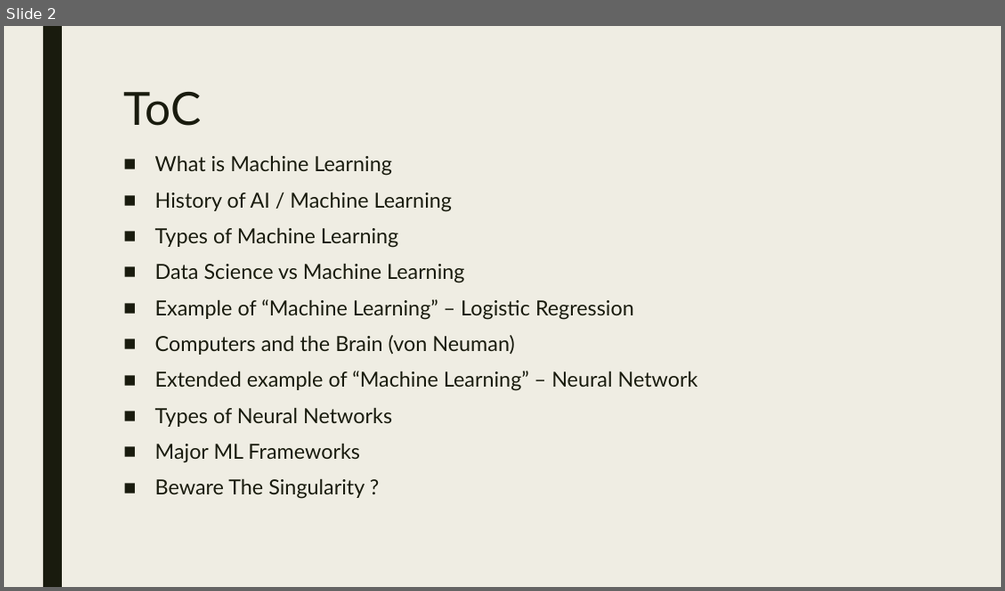
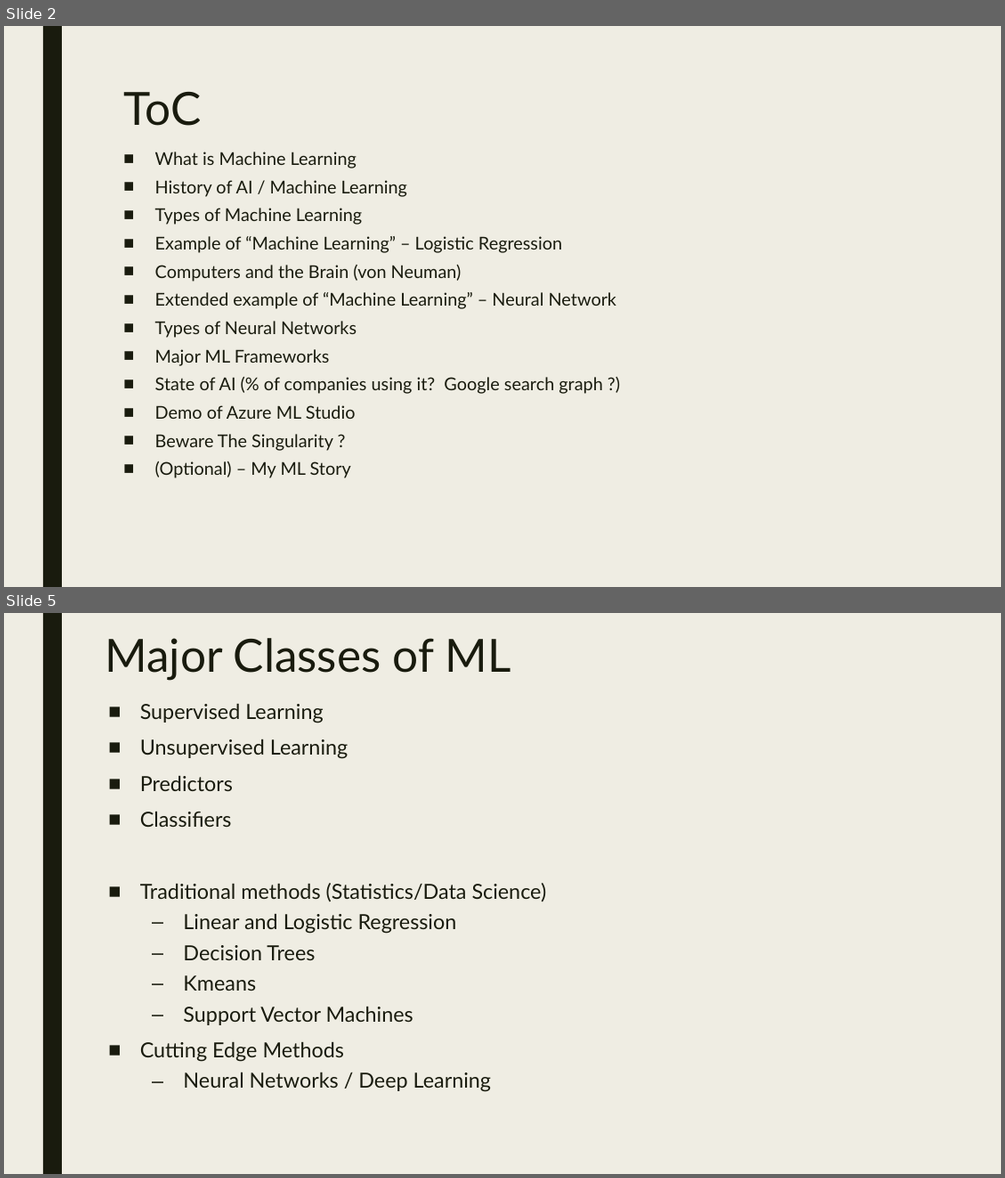
Before and after one commit to dougfoo/machineLearning, a slide deck: talks/MachineLearning101.pptx. Shown one above the other, each under a label of ours: slide 2 before the commit, slides 2 and 5 after it; the slides between them are not shown. The pictures are 1005x591 and 1005x1178 pixels, drawn with LibreOffice and Linux fonts; fonts in the diff are those of the drawing. Boxes give left, top, right and bottom in pixels: in the first picture for what was removed or moved away, otherwise in the second. Text is boxed around its words. In the diff, an @@ line names an element or a change of style, - is before the commit and + after.

```diff
--- a/talks/MachineLearning101.pptx
+++ b/talks/MachineLearning101.pptx
@@ slide 5 added at (x1=4, y1=613, x2=1001, y2=1174), background #EFEDE3; not listed: 1 template element that a slide beside it also shows @@
@@ title added at (x1=105, y1=638, x2=510, y2=680), 44 pt, text #191B0E @@
+Major Classes of ML
@@ text added at (x1=140, y1=703, x2=547, y2=1092), 20 pt, text #191B0E @@
+■ Supervised Learning
+■ Unsupervised Learning
+■ Predictors
+■ Classifiers
+■ Traditional methods (Statistics/Data Science)
+  – Linear and Logistic Regression
+  – Decision Trees
+  – Kmeans
+  – Support Vector Machines
+■ Cutting Edge Methods
+  – Neural Networks / Deep Learning
@@ slide 2 changed as well @@
@@ text at (x1=155, y1=151, x2=616, y2=451): size 20 to 17 pt in "What is Machine Learning", "History of AI / Machine Learning", "Types of Machine Learning", "Example of “Machine Learning” – Logistic Regression" and 5 more places; line spacing 0.94 to 0.74 @@
@@ text at (x1=155, y1=263, x2=464, y2=283): paragraph removed @@
-■ Data Science vs Machine Learning
@@ text at (x1=155, y1=377, x2=602, y2=418): paragraphs added @@
+■ State of AI (% of companies using it? Google search graph ?)
+■ Demo of Azure ML Studio
@@ text at (x1=155, y1=461, x2=351, y2=478): paragraph added @@
+■ (Optional) – My ML Story
```
Also in this commit, not shown: 1 other slide changed, 3 other slides added, 1 slide removed, 3 other files.
